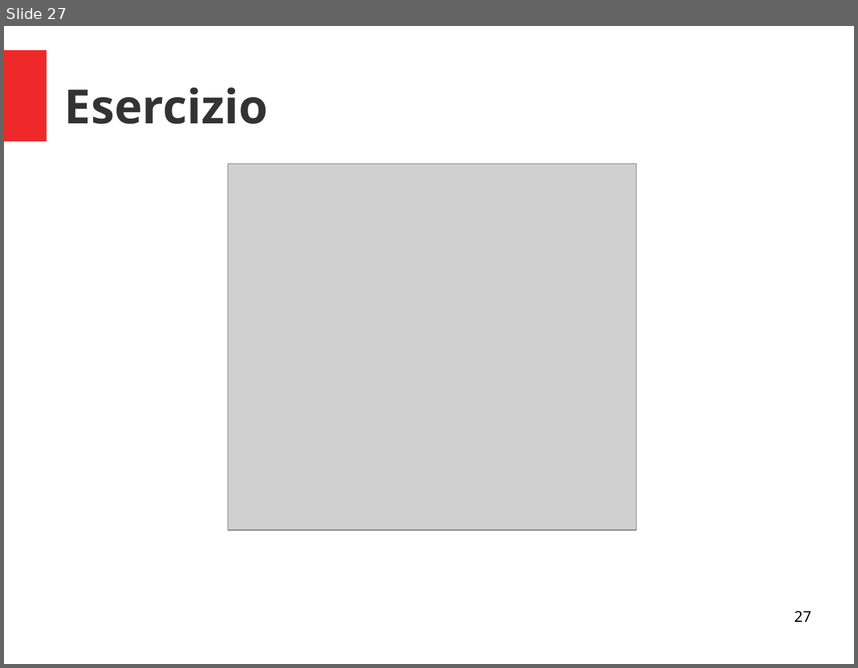
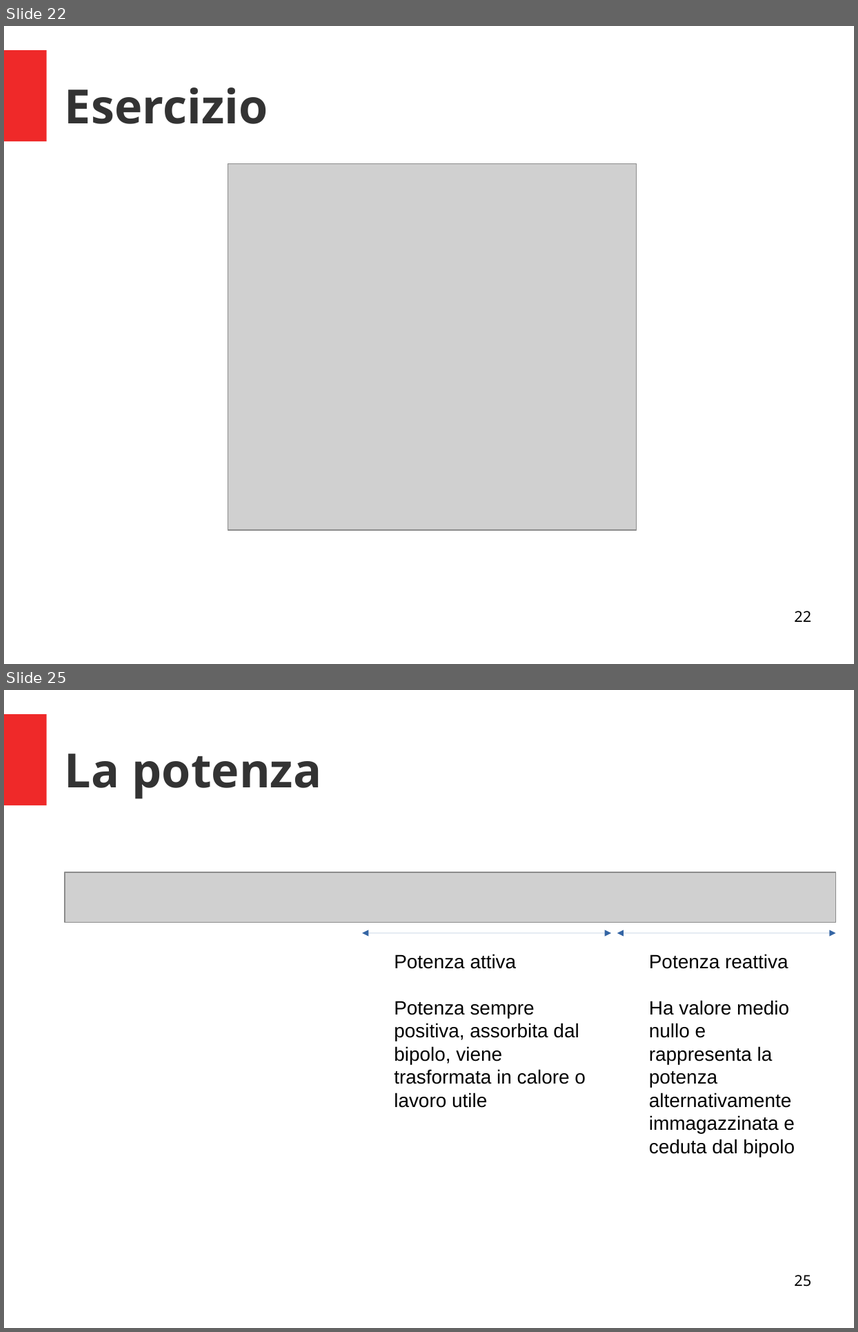
Before and after one commit to fuserale/Baronio, a slide deck: Anno 2019_2020/4A TL/2. La corrente alternata/2. La corrente alternata.odp. Shown one above the other, each under a label of ours: slide 27 before the commit, slides 22 and 25 after it; the slides between them are not shown. The pictures are 858x668 and 858x1332 pixels, drawn with LibreOffice and Linux fonts; fonts in the diff are those of the drawing; grey boxes stand for pictures. Boxes give left, top, right and bottom in pixels: in the first picture for what was removed or moved away, otherwise in the second. Text is boxed around its words. In the diff, an @@ line names an element or a change of style, - is before the commit and + after.

```diff
--- a/Anno 2019_2020/4A TL/2. La corrente alternata/2. La corrente alternata.odp
+++ b/Anno 2019_2020/4A TL/2. La corrente alternata/2. La corrente alternata.odp
@@ slide 25 added at <box>4,690,854,1328</box>, background #FFFFFF; not listed: 1 template element that a slide beside it also shows @@
@@ title added at <box>65,753,322,799</box>, 44 pt, text #333333, bold @@
+La potenza
@@ picture added at <box>65,872,836,923</box> @@
@@ double arrow added from (363, 933) to (611, 933), #3465A4 0 pt @@
@@ double arrow added from (617, 933) to (836, 933), #3465A4 0 pt @@
@@ text added at <box>394,954,586,1107</box>, 18 pt, text #000000 @@
+Potenza attiva
+Potenza sempre positiva, assorbita dal bipolo, viene trasformata in calore o lavoro utile
@@ text added at <box>649,954,795,1156</box>, 18 pt, text #000000 @@
+Potenza reattiva
+Ha valore medio nullo e rappresenta la potenza alternativamente immagazzinata e ceduta dal bipolo
@@ page number added at <box>794,1274,811,1286</box>, 14 pt, text #000000 @@
+25
@@ what was slide 27 is now slide 22 @@
@@ page number at <box>794,610,811,621</box>: text changed @@
-27
+22
```
Also in this commit, not shown: 16 other slides added, 7 slides removed, 14 other files.
